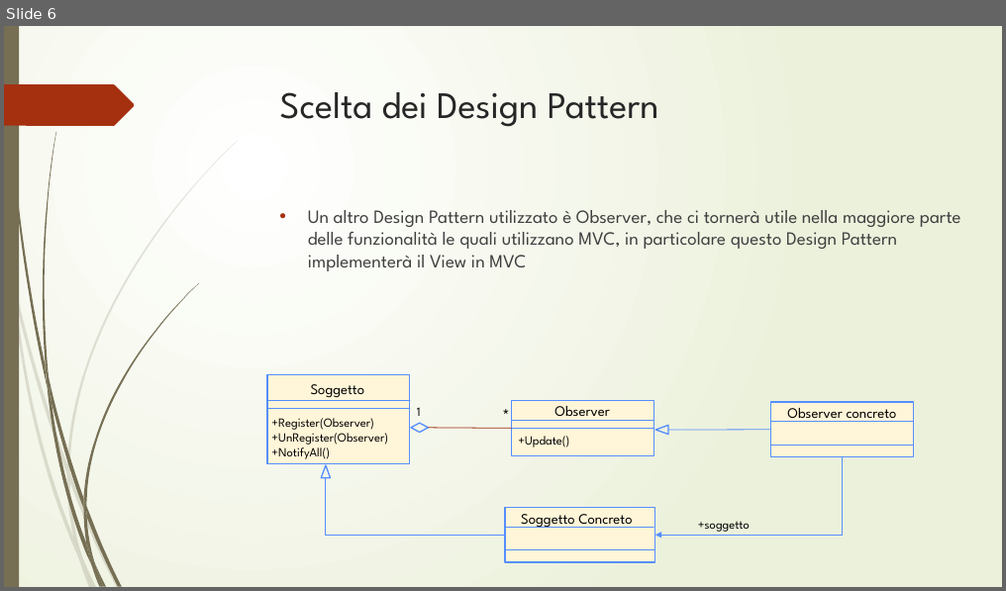
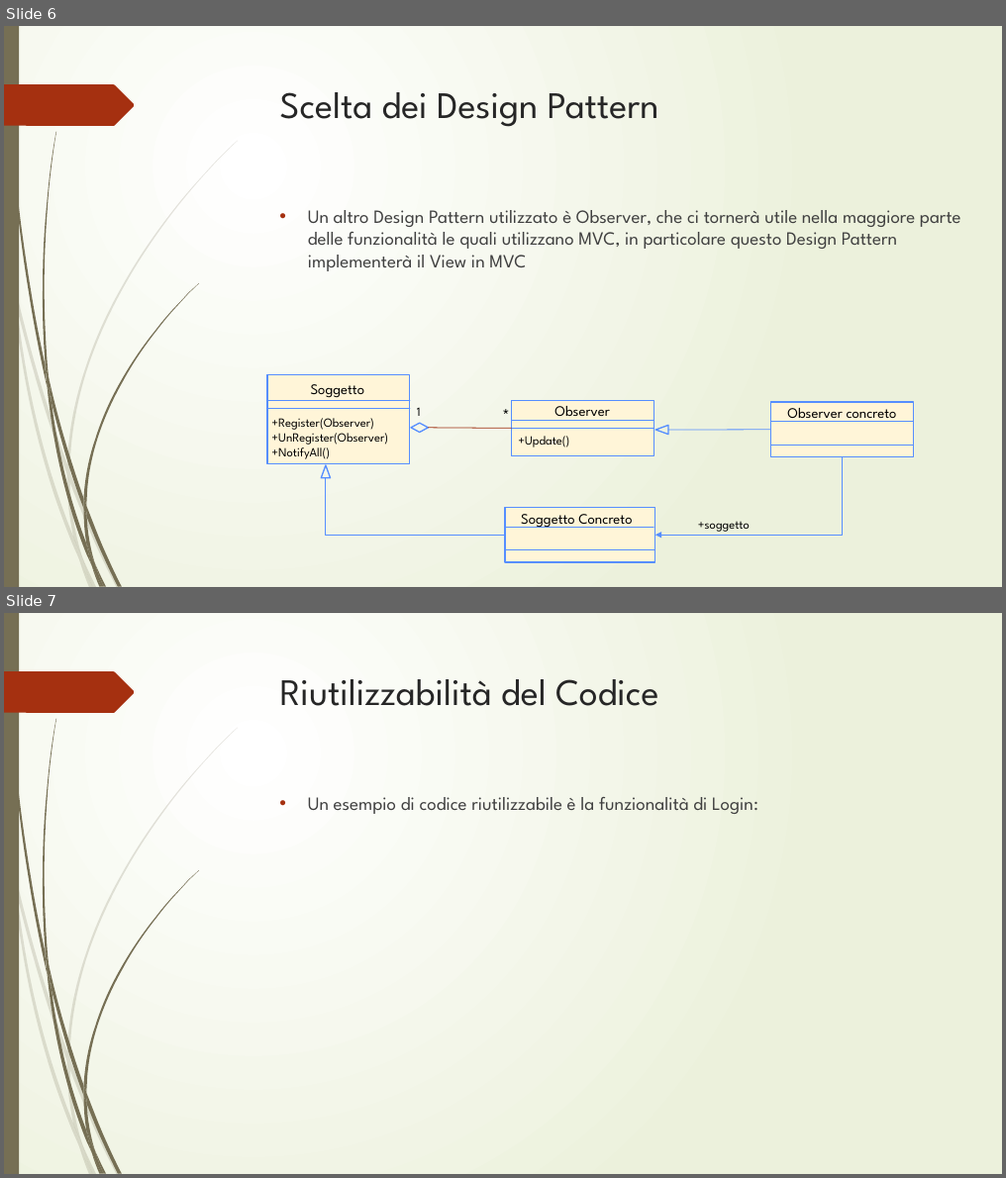
Before and after one commit to JimMinor/EventManager, a slide deck: Progetto/Presentazione/Event Manager.pptx. Shown one above the other, each under a label of ours: slide 6 before the commit, slides 6 and 7 after it. The pictures are 1006x591 and 1006x1178 pixels, drawn with LibreOffice and Linux fonts; fonts in the diff are those of the drawing. Boxes give left, top, right and bottom in pixels: in the first picture for what was removed or moved away, otherwise in the second. Text is boxed around its words. In the diff, an @@ line names an element or a change of style, - is before the commit and + after.

```diff
--- a/Progetto/Presentazione/Event Manager.pptx
+++ b/Progetto/Presentazione/Event Manager.pptx
@@ slide 7 added at <box>4,613,1002,1174</box>, background gradient #FFFFFF to #ECF2DC; not listed: 24 template elements that a slide beside it also shows @@
@@ title added at <box>280,679,658,706</box>, 36 pt, text #262626 @@
+Riutilizzabilità del Codice
@@ text added at <box>308,797,758,814</box>, 18 pt, text #404040 @@
+• Un esempio di codice riutilizzabile è la funzionalità di Login:
```
Also in this commit, not shown: 5 other slides added.
